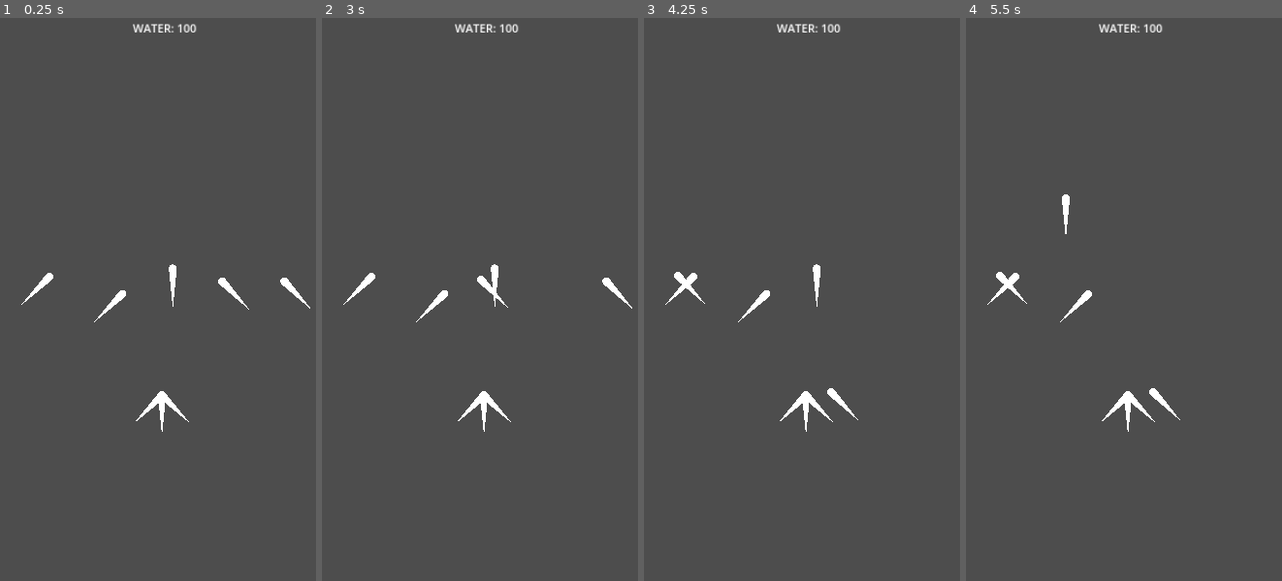
Above: before the commit, frames 1-4 (left to right).
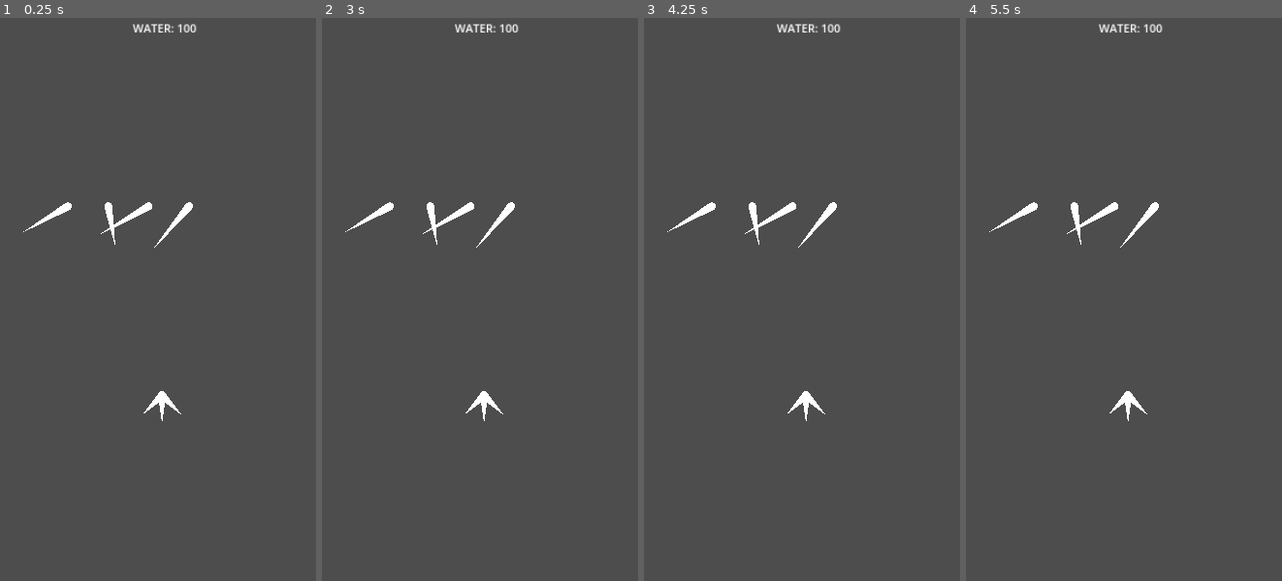
Above: after the commit, the same moments.

Repository: Disablak/ggj23
Game: Godot game, scene res://Main.tscn
Same seed, same stepped clock (60 frames per second), same inputs: the game is played once before the commit and once after it.
Inputs (mouse positions are in pixels of both pictures, inside the frame that each line leads up to):
- Up to frame 1 (0.25 s): no input
- Up to frame 2 (3 s): tap Enter at 0.5, 2 s; drag from (483, 395) to (530, 220) at 0.52 s; tap Space at 1.25, 2.75 s; drag from (483, 395) to (464, 547) at 1.27 s; move the mouse to (483, 395) at 2.02 s; click (483, 395) at 2.17 s; drag from (543, 282) to (356, 276) at 2.77 s
- Up to frame 3 (4.25 s): tap Enter at 3.5 s; drag from (928, 282) to (830, 389) at 3.52 s
- Up to frame 4 (5.5 s): tap Space at 4.25 s; drag from (1139, 265) to (1063, 198) at 4.27 s; move the mouse to (1089, 293) at 5.02 s; click (1089, 293) at 5.17 s

The runs differ from the first frame. In frame 1, 1.1% of the frame differs, in the area x 6-99%, y 32-74%; in frame 2, 1.1%; in frame 3, 1.1%; in frame 4, 1.1%.
Error after the commit: Invalid access to property or key 'position' on a base object of type 'Nil'. (res://scripts/RootsController.gd:71)

Commit message:
random generation

Diff:
--- a/scenes/RootController.tscn
+++ b/scenes/RootController.tscn
@@ -5,52 +5,29 @@
 
 [node name="RootController" type="Node2D"]
 script = ExtResource("1_1ldu6")
+stick_scene = ExtResource("2_4pwkq")
 
 [node name="Stick" parent="." instance=ExtResource("2_4pwkq")]
 position = Vector2(533, 968)
+is_start_stick = true
 
 [node name="Line2D" parent="Stick" index="1"]
 points = PackedVector2Array(2.08165e-12, 2.08165e-12, 50, 50)
 
 [node name="Stick2" parent="." instance=ExtResource("2_4pwkq")]
 position = Vector2(533, 968)
+is_start_stick = true
 
 [node name="Line2D" parent="Stick2" index="1"]
 points = PackedVector2Array(2.08165e-12, 2.08165e-12, -50, 50)
 
 [node name="Stick3" parent="." instance=ExtResource("2_4pwkq")]
 position = Vector2(533, 968)
+is_start_stick = true
 
 [node name="Line2D" parent="Stick3" index="1"]
 points = PackedVector2Array(2.08165e-12, 2.08165e-12, 2.08165e-12, 70)
 
-[node name="Stick4" parent="." instance=ExtResource("2_4pwkq")]
-position = Vector2(682, 686)
-
-[node name="Stick8" parent="." instance=ExtResource("2_4pwkq")]
-position = Vector2(836, 686)
-
-[node name="Stick5" parent="." instance=ExtResource("2_4pwkq")]
-position = Vector2(560, 654)
-
-[node name="Line2D" parent="Stick5" index="1"]
-points = PackedVector2Array(2.08165e-12, 2.08165e-12, 2.08165e-12, 70)
-
-[node name="Stick6" parent="." instance=ExtResource("2_4pwkq")]
-position = Vector2(435, 717)
-
-[node name="Line2D" parent="Stick6" index="1"]
-points = PackedVector2Array(2.08165e-12, 2.08165e-12, -30, 30)
-
-[node name="Stick7" parent="." instance=ExtResource("2_4pwkq")]
-position = Vector2(254, 675)
-
-[node name="Line2D" parent="Stick7" index="1"]
-points = PackedVector2Array(2.08165e-12, 2.08165e-12, -30, 30)
-
 [editable path="Stick"]
 [editable path="Stick2"]
 [editable path="Stick3"]
-[editable path="Stick5"]
-[editable path="Stick6"]
-[editable path="Stick7"]
--- a/scenes/Stick.tscn
+++ b/scenes/Stick.tscn
@@ -15,6 +15,7 @@
 start_point = Vector2(0, 0)
 end_point = Vector2(0, 0)
 line2d = NodePath("Line2D")
+metadata/_edit_group_ = true
 
 [node name="CollisionShape2D" type="CollisionShape2D" parent="."]
 shape = SubResource("RectangleShape2D_i1r28")
--- a/scripts/Globals.gd
+++ b/scripts/Globals.gd
@@ -3,8 +3,15 @@
 
 
 const STICK_SIZE := 100
+const MAX_STICK_SIZE := 150
+
 const MAX_WATER := 100
 const PART_WATER := 25
+const STICK_ANGLES_VARIANTS: Array[int] = [30, 40, 50, 60, 70, 80, 90, 100, 110, 120, 130, 140, 150]
+const CARD_STICK_POSES: Array[Vector2] = [
+	Vector2(300, 500), Vector2(400, 500),
+	Vector2(500, 500), Vector2(600, 500)
+]
 
 signal on_updated_water(new_value: int)
 signal on_game_over(is_win: bool)
--- a/scripts/RootsController.gd
+++ b/scripts/RootsController.gd
@@ -5,9 +5,11 @@
 const DISTANCE_TO_DETECT_POINTS := 20
 const MAX_STICK_CHILDREN := 3
 
-@export var started_sticks_count = 3
+@export var sticks_count_variant := 4
+@export var stick_scene: PackedScene
 
-var all_sticks: Array[Stick]
+var dict_pos_and_stick = {}
+var all_sticks_in_root: Array[Stick]
 var selected_stick: Stick = null
 var lowest_stick: Stick = null
 
@@ -21,26 +23,42 @@
 			printerr("game over!")
 
 
-# Called when the node enters the scene tree for the first time.
 func _ready() -> void:
 	Global.root_controller = self
 
-	for idx in started_sticks_count:
-		var child = get_child(idx)
-		child.is_connected_to_root = true
-		all_sticks.append(get_child(idx))
-
-		if is_lowest(child):
-			lowest_stick = child
+	init_start_sticks()
+	try_to_spawn_new_sticks()
 
 
+func init_start_sticks():
+	for stick in get_children():
+		if not stick is Stick:
+			continue
 
-# Called every frame. 'delta' is the elapsed time since the previous frame.
-func _process(delta: float) -> void:
-	if selected_stick == null:
-		return
+		stick.is_connected_to_root = true
+		all_sticks_in_root.append(stick)
 
-	pass
+		if is_lowest(stick):
+			lowest_stick = stick
+
+
+func try_to_spawn_new_sticks():
+	for pos in Global.CARD_STICK_POSES:
+		if dict_pos_and_stick.has(pos):
+			continue
+
+		spawn_new_stick(pos)
+
+
+func spawn_new_stick(pos) -> Stick:
+	var new_stick: Stick = stick_scene.instantiate()
+	add_child(new_stick)
+	dict_pos_and_stick[pos] = new_stick
+
+	new_stick.random_generade()
+	new_stick.start_pos = pos
+	new_stick.position = pos
+	return new_stick
 
 
 func on_start_drag_stick(stick: Stick):
@@ -48,7 +66,7 @@
 
 
 func on_release_stick():
-	for stick in all_sticks:
+	for stick in all_sticks_in_root:
 		var stick_pos = stick.position + stick.end_point
 		var distance_to_points = stick_pos.distance_to(selected_stick.position)
 		if distance_to_points > DISTANCE_TO_DETECT_POINTS:
@@ -58,7 +76,7 @@
 			printerr("Too many sticks!")
 			return
 
-		for stick_j in all_sticks:
+		for stick_j in all_sticks_in_root:
 			var interaction = Geometry2D.segment_intersects_segment(get_stick_start_pos(stick_j), get_stick_end_pos(stick_j), get_stick_start_pos(selected_stick), get_stick_end_pos(selected_stick))
 			if interaction != null:
 				printerr("Sticks interacts!")
@@ -74,17 +92,15 @@
 
 	child_stick.position = parent_end_pos
 	child_stick.is_connected_to_root = true
-	all_sticks.append(child_stick)
+	all_sticks_in_root.append(child_stick)
+	remove_from_available(child_stick)
 
 	if lowest_stick == parent_stick:
 		var stick_size = float(cur_water) / 100
 		child_stick.change_size(stick_size)
 		cur_water -= Global.PART_WATER
-#		print("stick size {0}".format([stick_size]))
-#		print("- water, stick with debaff")
 	else:
 		cur_water += Global.PART_WATER
-#		print("+ water")
 
 	if is_lowest(child_stick):
 		lowest_stick = child_stick
@@ -97,6 +113,11 @@
 	return lowest_stick == null or get_stick_end_pos(lowest_stick).y < get_stick_end_pos(stick).y
 
 
+func remove_from_available(stick: Stick):
+	dict_pos_and_stick.erase(stick.start_pos)
+	try_to_spawn_new_sticks()
+
+
 func get_stick_start_pos(stick: Stick) -> Vector2:
 	return stick.position + stick.start_point
 
--- a/scripts/Stick.gd
+++ b/scripts/Stick.gd
@@ -2,13 +2,19 @@
 extends Node2D
 
 
-@export var is_connected_to_root: bool
-@export var start_point: Vector2
-@export var end_point: Vector2
+@export var is_start_stick = false
 @export var line2d: Line2D
 
+var start_point: Vector2
+var end_point: Vector2
+
+var is_connected_to_root: bool
 var can_drag := false
+
+var start_pos: Vector2
 var stick_vector: Vector2
+var stick_size: int
+
 var stick_parent: Stick
 var stick_children: Array[Stick]
 
@@ -17,7 +23,6 @@
 	start_point = line2d.points[0]
 	end_point = line2d.points[1]
 	stick_vector = start_point.direction_to(end_point)
-	change_size(1.0)
 
 
 func _input_event(viewport, event, shape_idx):
@@ -41,7 +46,20 @@
 		position = get_global_mouse_position()
 
 
+func random_generade():
+	var random_angle: int = Global.STICK_ANGLES_VARIANTS.pick_random()
+	var random_size: int = randi_range(Global.STICK_SIZE, Global.MAX_STICK_SIZE)
+	var end_point: Vector2 = Vector2(cos(deg_to_rad(random_angle)), sin(deg_to_rad(random_angle))) * random_size
+	stick_size = random_size
+	_set_end_point(end_point)
+
+
 func change_size(new_size: float):
-	var new_end_pos: Vector2 = stick_vector * (new_size * Global.STICK_SIZE)
-	line2d.set_point_position(1, new_end_pos)
-	end_point = new_end_pos
+	var new_end_pos: Vector2 = stick_vector * (new_size * stick_size)
+	_set_end_point(new_end_pos)
+
+
+func _set_end_point(point: Vector2):
+	line2d.set_point_position(1, point)
+	end_point = point
+	stick_vector = start_point.direction_to(end_point)
